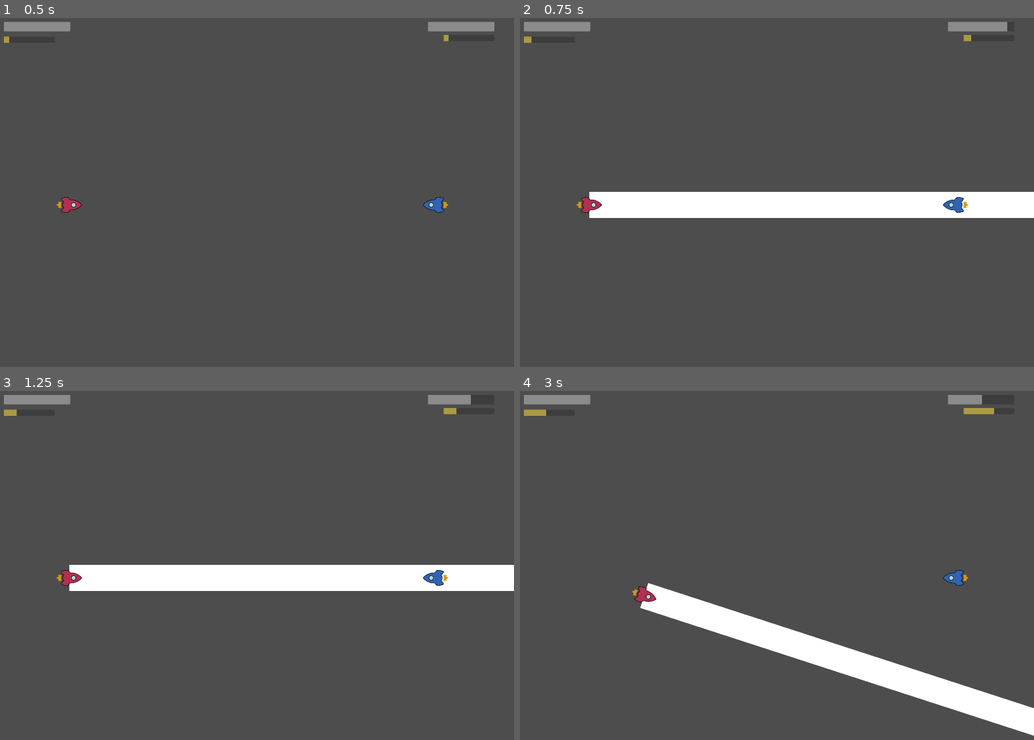
Above: before the commit, frames 1-4 (two rows, left to right).
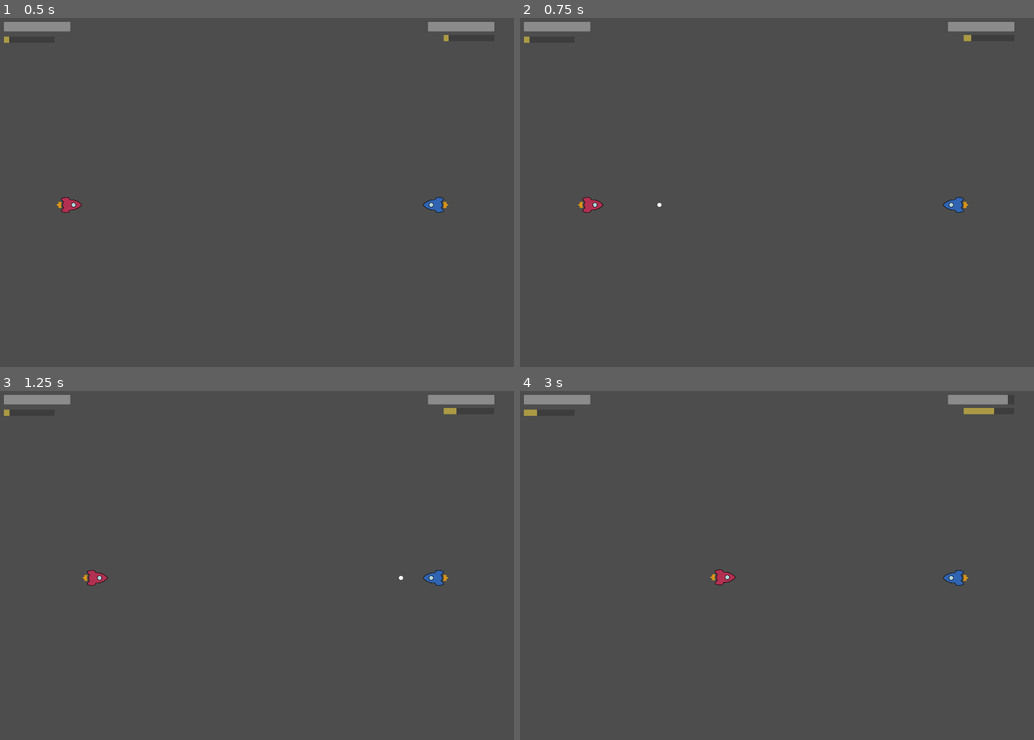
Above: after the commit, the same moments.

Repository: RajwolChapagain/Arcade-Game
Game: Godot game, scene res://main.tscn
Same seed, same stepped clock (60 frames per second), same inputs: the game is played once before the commit and once after it.
Inputs:
- Up to frame 1 (0.5 s): no input
- Up to frame 2 (0.75 s): tap Enter (p1_super) at 0.5 s; hold W (p1_thrust) from 0.53 s (still down); tap Up (p1_fire) at 0.6 s
- Up to frame 3 (1.25 s): keep holding W (p1_thrust)
- Up to frame 4 (3 s): release W (p1_thrust) at 1.28 s; tap A (p1_rotate_anticlockwise) at 1.35 s; hold W (p1_thrust) from 2.03 s (still down); tap D (p1_rotate_clockwise) at 2.1 s; tap Enter (p1_super) at 2.85 s

Frame 1 is identical in both runs. In frame 2, 6.4% of the frame differs, in the area x 1-100%, y 1-58%; in frame 3, 6.6%; in frame 4, 6.4%.

Commit message:
Make super only fire when percentage is 100
Also make super_percentage a property that emits a signal when changed

Diff:
--- a/ship/ship.gd
+++ b/ship/ship.gd
@@ -14,7 +14,13 @@
 @export var BULLET_LAYER = 2
 @export var SPEED_DECREASE_ON_FIRE = 250
 @export var SUPER_DURATION = 1
-@export var super_percentage = 0
+@export var super_percentage = 0:
+	get:
+		return super_percentage
+	set(value):
+		super_percentage = value
+		super_percentage_changed.emit(super_percentage)
+
 @export var TIME_TO_FILL_SUPER = 5
 
 var current_speed = 0
@@ -27,8 +33,6 @@
 signal bullet_fired(bullet, direction, location, bullet_layer)
 signal hit(damage)
 signal super_percentage_changed(new_super_percentage)
-
-#!!!!!!!!!!!!!Implement super time in line 68 well
 
 func _ready():
 	$Sprite2D.texture = SHIP_SPRITE
@@ -47,7 +51,8 @@
 		bullet_fired.emit(BULLET_SCENE, transform.x, global_position, BULLET_LAYER)
 		current_speed -= SPEED_DECREASE_ON_FIRE
 
-	if event.is_action_pressed(SUPER_STRING):
+	if event.is_action_pressed(SUPER_STRING) and super_percentage == 100:
+		super_percentage = 0
 		var super_instance = SUPER_SCENE.instantiate()
 		add_child(super_instance)
 		super_instance.collision_layer = BULLET_LAYER
@@ -65,7 +70,6 @@
 		current_speed -= DECELERATION * delta
 		super_percentage += 100 * delta / TIME_TO_FILL_SUPER #Where 100 is max percentage
 		super_percentage = clamp(super_percentage, 0, 100)
-		super_percentage_changed.emit(super_percentage)
 
 	current_speed = clamp(current_speed, 0, TOP_SPEED)
 
